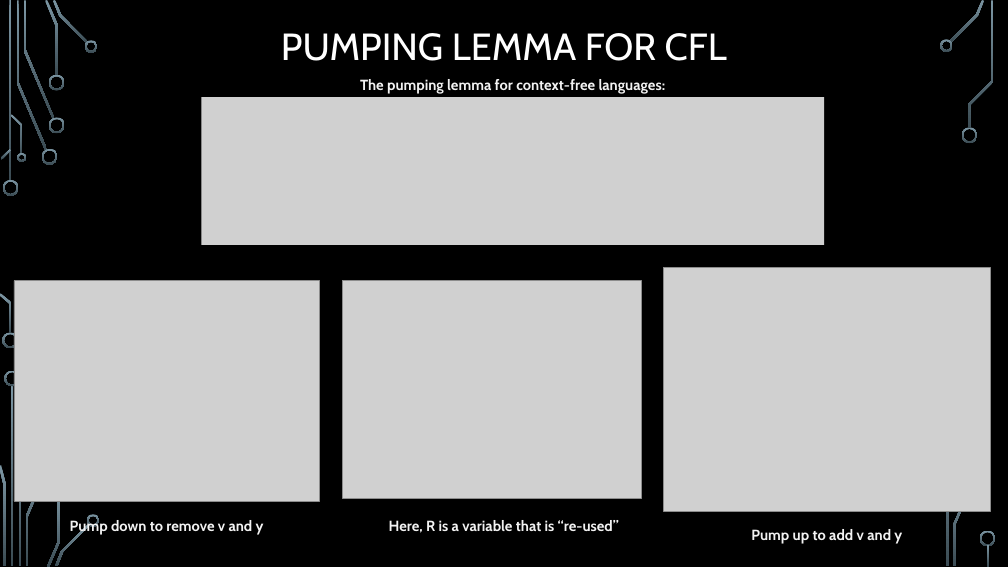
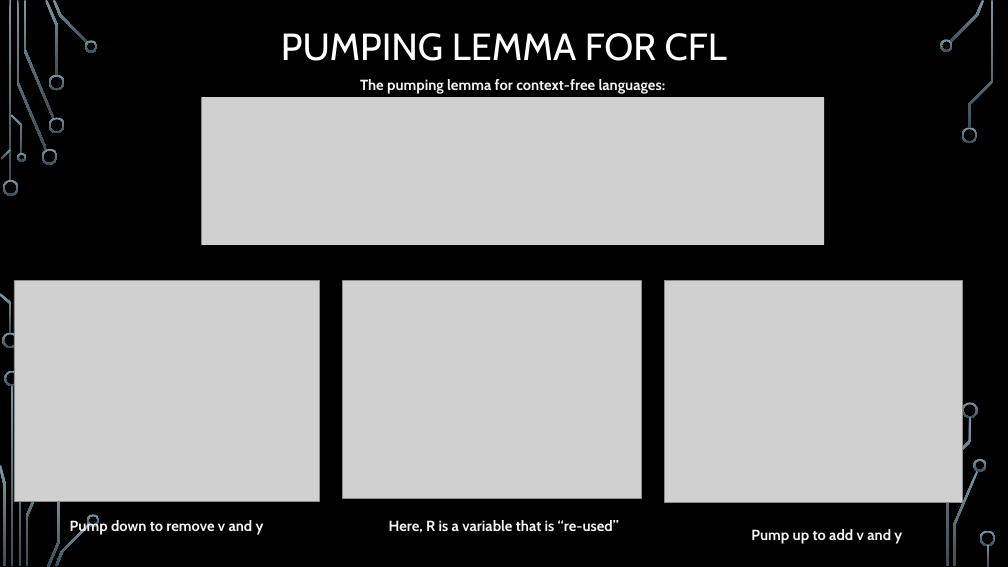
Before and after one commit to markfloryan/dmt2, a slide deck: slide 46 of slides/03-ContextFreeLanguages.pptx. Drawn at 1008x567 pixels with LibreOffice and Linux fonts; fonts in the diff are those of the drawing; grey boxes stand for pictures; background and template pictures are left out. Boxes give left, top, right and bottom in pixels: in the first picture for what was removed or moved away, otherwise in the second. Text is boxed around its words. In the diff, an @@ line names an element or a change of style, - is before the commit and + after.

```diff
--- a/slides/03-ContextFreeLanguages.pptx
+++ b/slides/03-ContextFreeLanguages.pptx
@@ picture: place and size @@
-picture at (664,268,991,511)
+picture at (665,281,963,503)
@@ freeform shape added at (963,402,979,418), fill gradient #7C96A3 to #3B4C54 @@
@@ freeform shape added at (974,459,987,472), fill gradient #7C96A3 to #3B4C54 @@
```
Also in this commit, not shown: 1 other slide changed, 3 other files.
